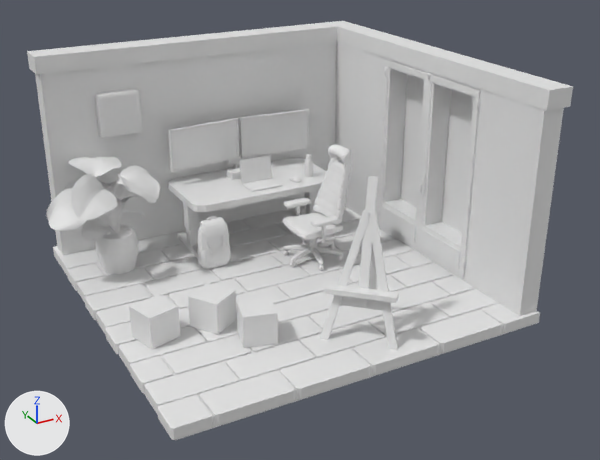
Renders of the glTF model public/model/scene3/scene.glb from each side of a commit.
Camera for both pictures: a 50 mm camera at (-6.22, -12.15, 6.9) aimed at (0.19, -0.49, 1.08). Arrows for +X, +Y and +Z are at lower left; the lights stay in place. Vertices at the same position are counted once.

The first picture shows 'chair', 'cubes', 'laptop', 'room', 'upslide'.
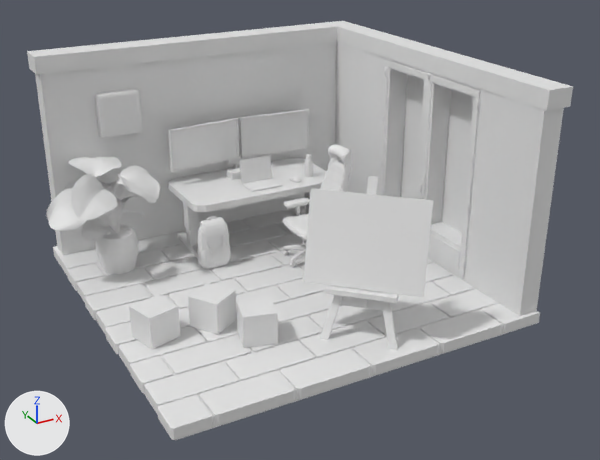
The change in detail:
me_cube_162 has 6539 vertices, 12912 faces and spans x -1.14..1.68, y -0.27..1.17, z -0.03..2.11.
me_cube_162 is used by ob_chair; location (0.0, 0.0, 0.0).
Verts and faces of me_cube_162; kept vertices keep their numbers, new ones are numbered from 6539.
Part 1, on me_cube_162:
New vertex 6539 is at (-0.49, -1.87, 0.86), pixel (304, 281).
New vertex 6540 is at (-0.21, -1.59, 2.29), pixel (311, 188).
New vertex 6541 is at (-0.53, -1.91, 0.88), pixel (303, 281).
New vertex 6542 is at (-0.25, -1.63, 2.31), pixel (310, 188).
New vertex 6543 is at (0.86, -3.2, 0.86), pixel (424, 296).
New vertex 6544 is at (1.14, -2.93, 2.29), pixel (433, 200).
New vertex 6545 is at (0.83, -3.24, 0.88), pixel (423, 297).
New vertex 6546 is at (1.1, -2.96, 2.31), pixel (433, 200).
New faces: (6539, 6541, 6542), (6539, 6542, 6540), (6543, 6544, 6545), (6544, 6546, 6545), (6540, 6546, 6544), (6540, 6542, 6546).
New faces: (6541, 6545, 6546), (6541, 6546, 6542).

Location of each change, (x1, y1, x2, y2) in pixels of the pictures (600 x 460 px):
'chair', reshaped (54% wider, 20% taller): before (197, 145, 351, 271); after (197, 145, 434, 297)
part 1 of me_cube_162, added: after (303, 188, 434, 297)
